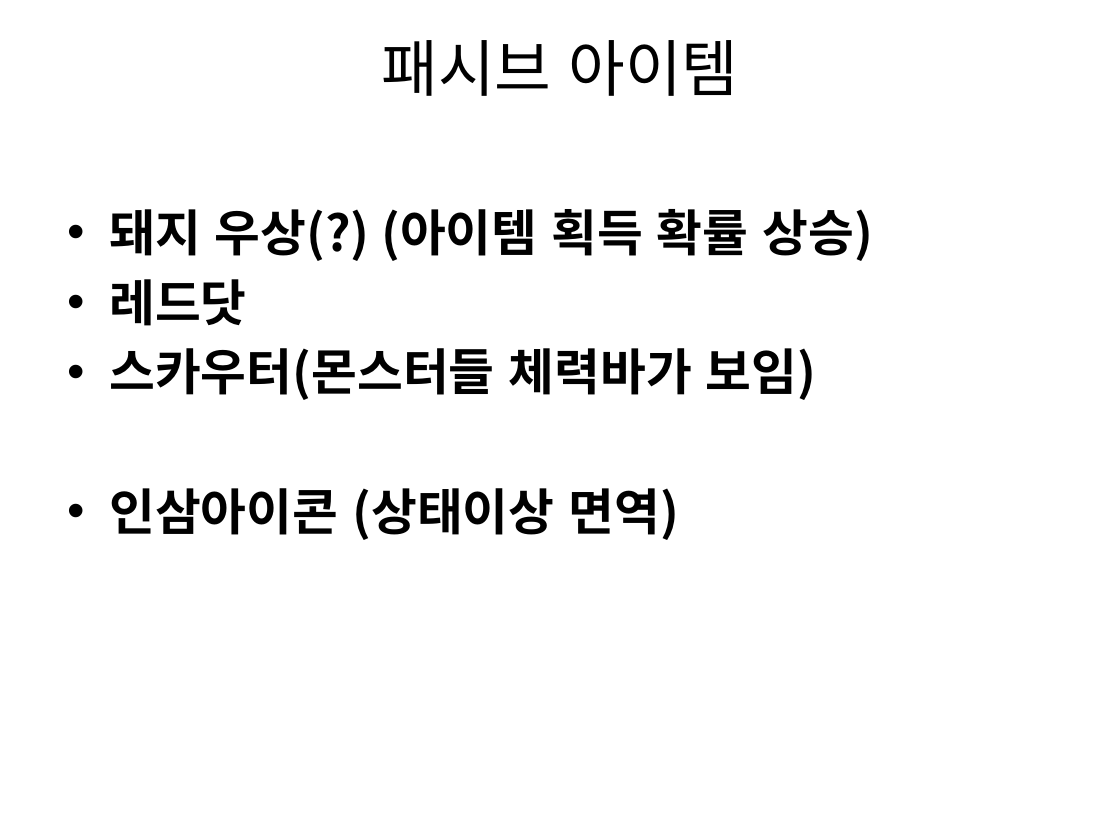
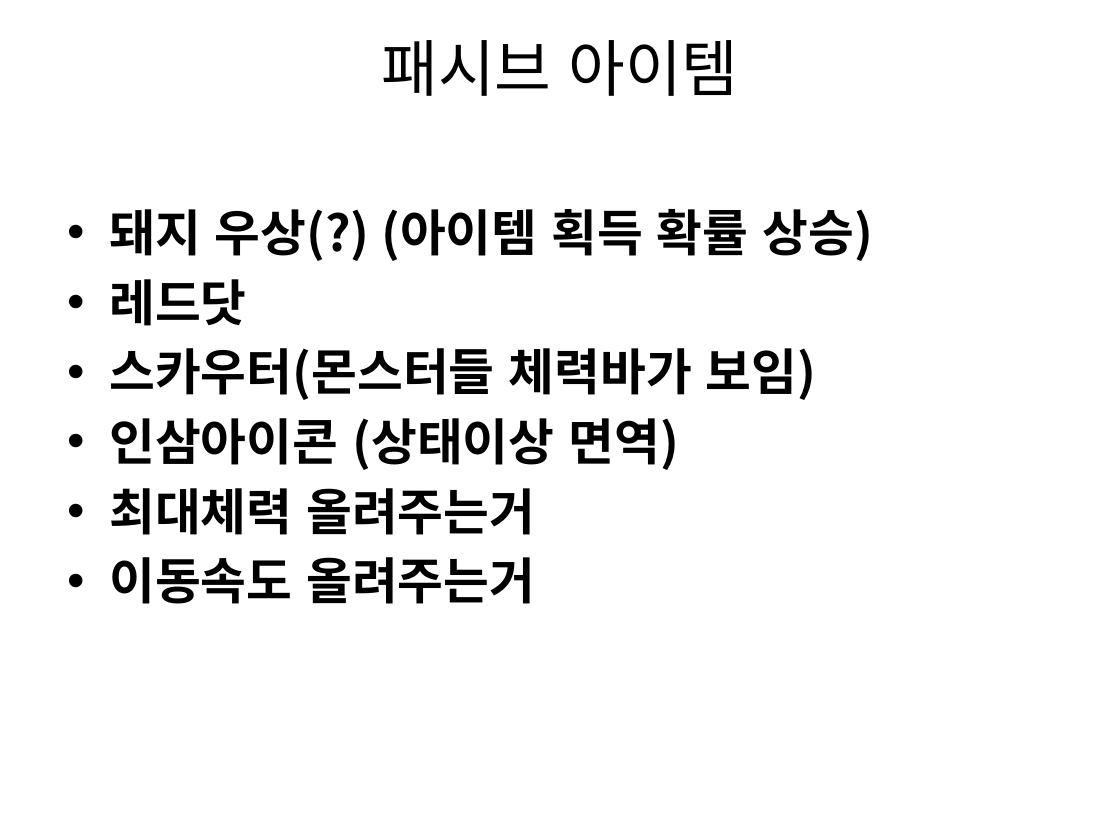
Before and after one commit to gkdlgndpdu/EscapeJail, a slide deck: slide 45 of EscapeJail/Assets/기획/스테이지1기획.pptx. Drawn at 1120x840 pixels with LibreOffice and Linux fonts; fonts in the diff are those of the drawing. Boxes give left, top, right and bottom in pixels: in the first picture for what was removed or moved away, otherwise in the second. Text is boxed around its words. In the diff, an @@ line names an element or a change of style, - is before the commit and + after.

```diff
--- a/EscapeJail/Assets/기획/스테이지1기획.pptx
+++ b/EscapeJail/Assets/기획/스테이지1기획.pptx
@@ text at bbox=[109, 488, 535, 604]: paragraphs added @@
+• 최대체력 올려주는거
+• 이동속도 올려주는거
```
Also in this commit, not shown: 3 other slides changed, 6 other files.
